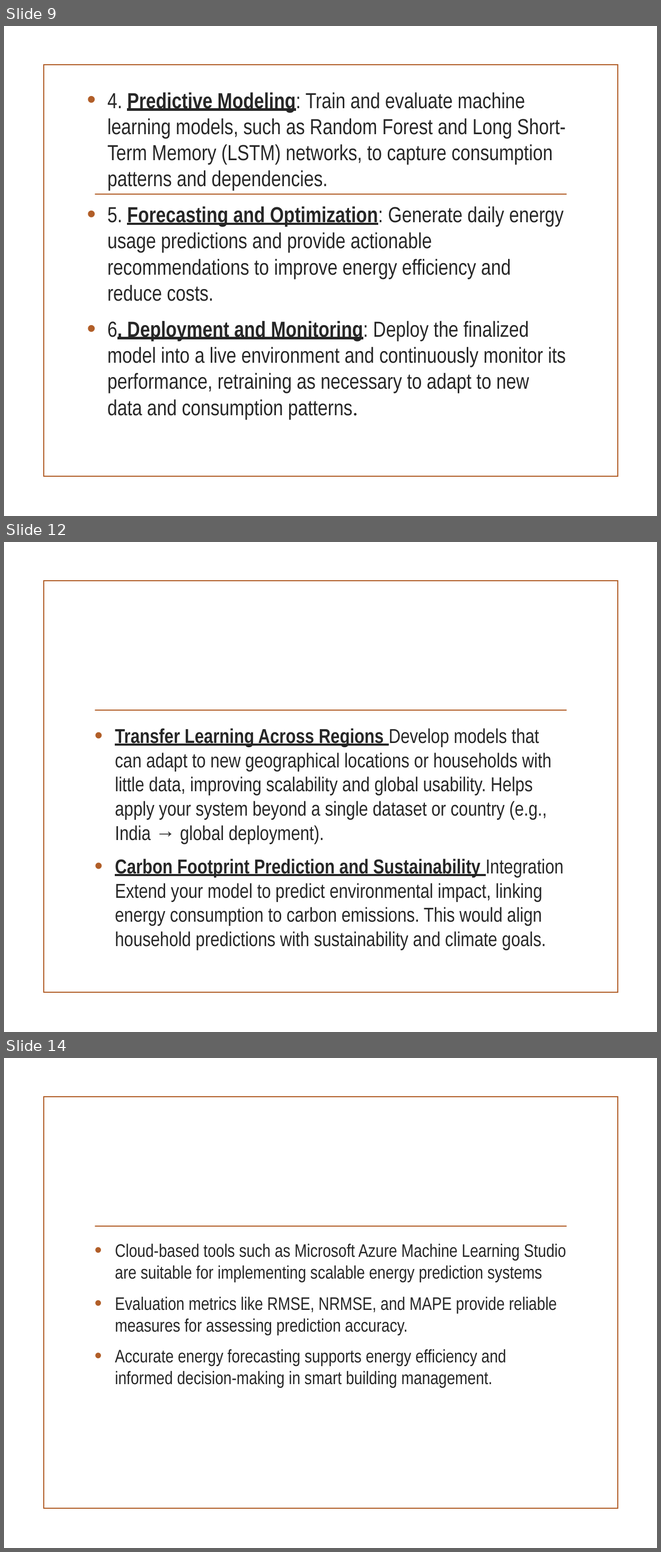
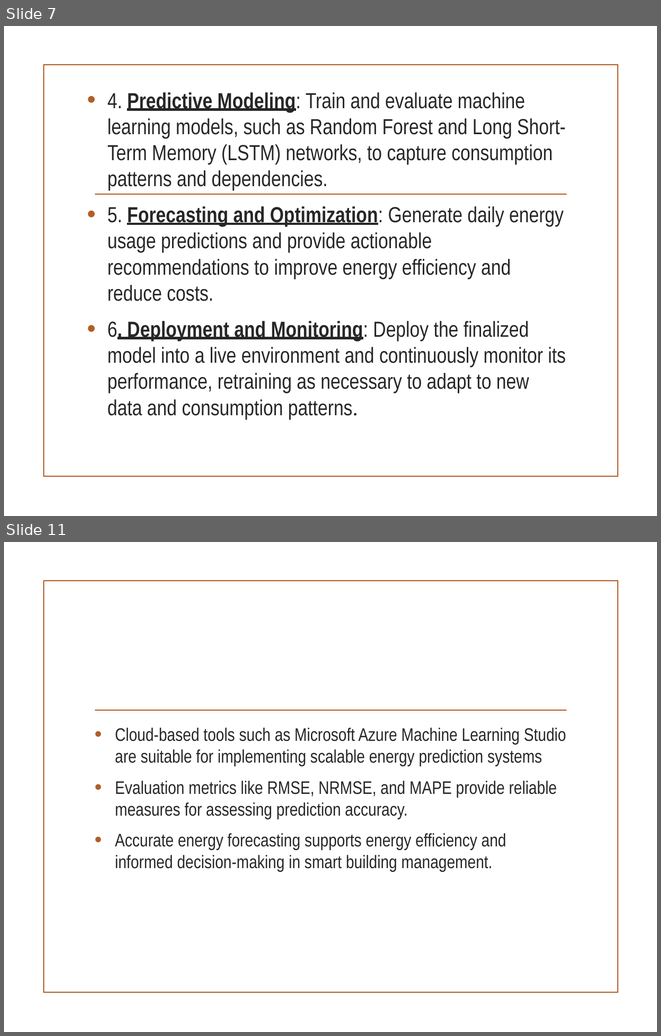
Before and after one commit to shivamkumarsingh7798-cmd/PBL-2_2427030210, a slide deck: pbl2_2427030210_presentation.pptx. Shown one above the other, each under a label of ours: slides 9, 12 and 14 before the commit, slides 7 and 11 after it; the slides between them are not shown. The pictures are 661x1552 and 661x1036 pixels, drawn with LibreOffice and Linux fonts; fonts in the diff are those of the drawing; background and template pictures are left out. Boxes give left, top, right and bottom in pixels: in the first picture for what was removed or moved away, otherwise in the second. Text is boxed around its words. In the diff, an @@ line names an element or a change of style, - is before the commit and + after.

```diff
--- a/pbl2_2427030210_presentation.pptx
+++ b/pbl2_2427030210_presentation.pptx
@@ slide 12 removed at bbox=[4, 542, 657, 1032], background picture (left out); not listed: 2 template elements that a slide beside it also shows @@
@@ text removed at bbox=[115, 728, 564, 950] @@
-• Transfer Learning Across Regions Develop models that can adapt to new geographical locations or households with little data, improving scalability and global usability. Helps apply your system beyond a single dataset or country (e.g., India → global deployment).
-• Carbon Footprint Prediction and Sustainability Integration Extend your model to predict environmental impact, linking energy consumption to carbon emissions. This would align household predictions with sustainability and climate goals.
@@ what was slide 9 is now slide 7 @@
@@ what was slide 14 is now slide 11 @@
```
Also in this commit, not shown: 1 slide added, 2 other slides removed.
